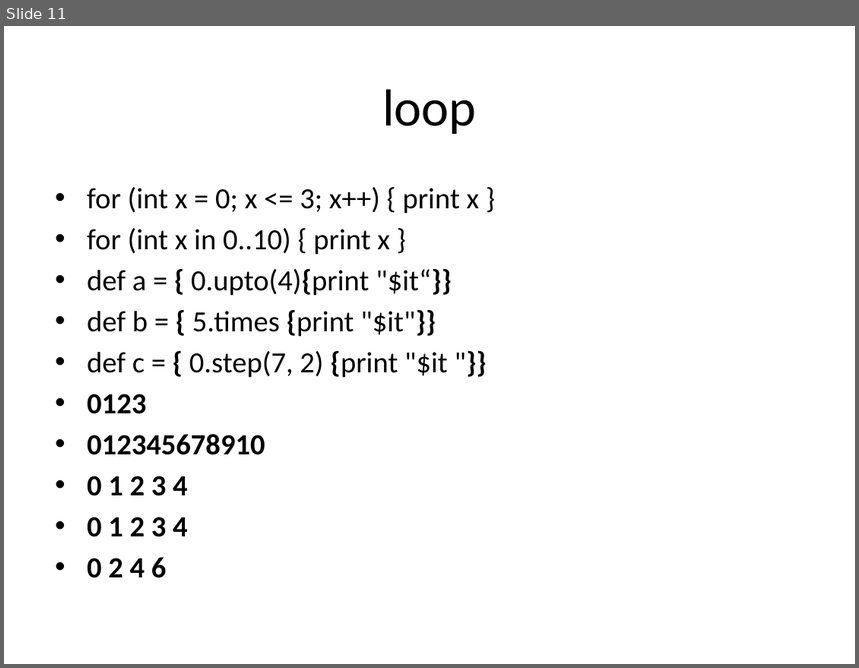
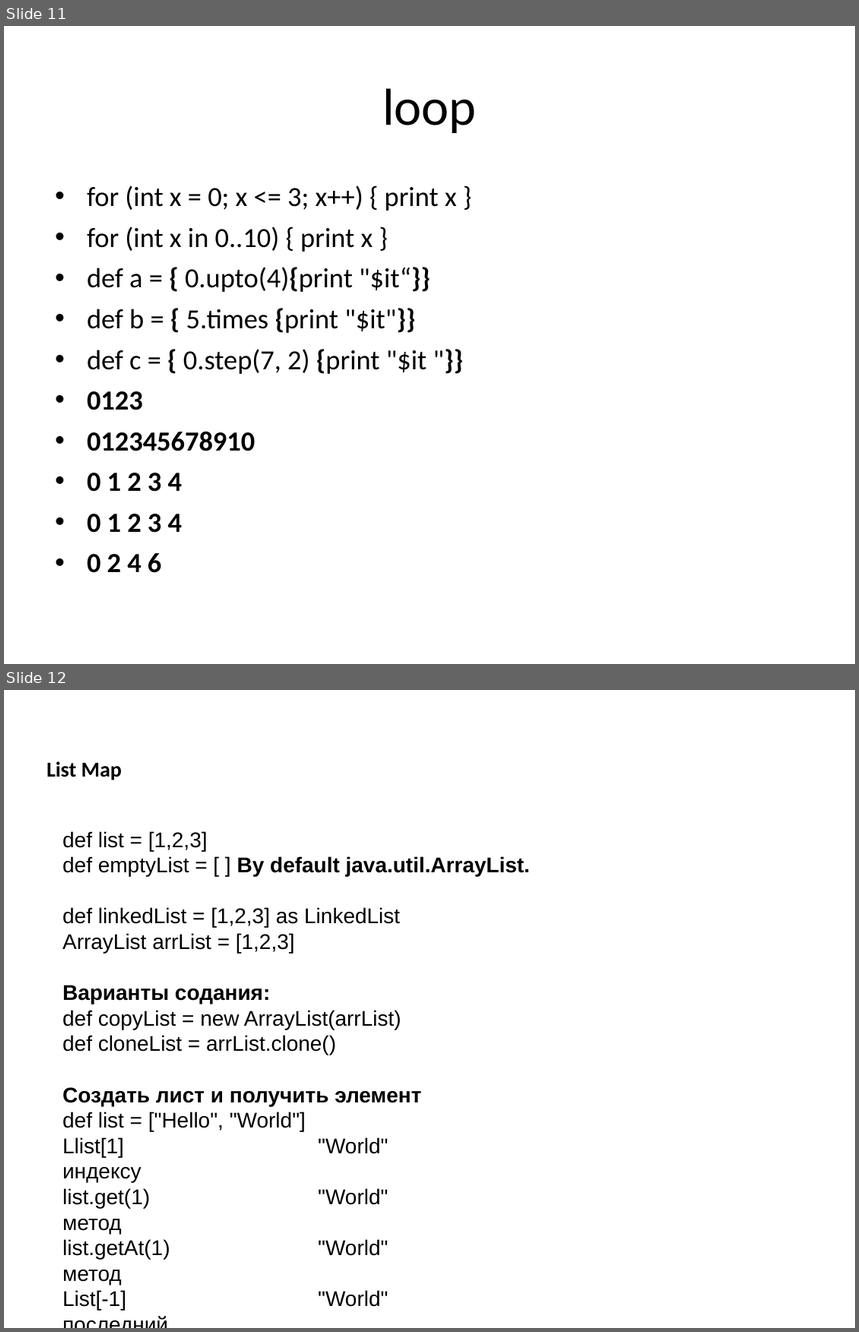
Before and after one commit to KZaharow/groovy, a slide deck: lets groovy.pptx. Shown one above the other, each under a label of ours: slide 11 before the commit, slides 11 and 12 after it. The pictures are 859x668 and 859x1332 pixels, drawn with LibreOffice and Linux fonts; fonts in the diff are those of the drawing; background and template pictures are left out. Boxes give left, top, right and bottom in pixels: in the first picture for what was removed or moved away, otherwise in the second. Text is boxed around its words. In the diff, an @@ line names an element or a change of style, - is before the commit and + after.

```diff
--- a/lets groovy.pptx
+++ b/lets groovy.pptx
@@ slide 12 added at (4,690,855,1328), background picture (left out) @@
@@ text added at (47,761,122,780), 18 pt, text #000000, bold @@
+List Map
@@ text added at (63,831,531,1311), 18 pt, text #000000 @@
+def list = [1,2,3]
+def emptyList = [ ] By default java.util.ArrayList.
+def linkedList = [1,2,3] as LinkedList
+ArrayList arrList = [1,2,3]
+Варианты содания:
+def copyList = new ArrayList(arrList)
+def cloneList = arrList.clone()
+Создать лист и получить элемент
+def list = ["Hello", "World"]
+Llist[1] "World" по индексу
+list.get(1) "World" метод
+list.getAt(1) "World" метод
+List[-1] "World" последний
+list.getAt(-2) "Hello" предпоследний
+"One","Two","Three"].join(",") == "One,Two,Three" добавить разделитель
@@ slide 11 changed as well @@
@@ text "for (int x = 0; ..." at (87,186,457,573): size 24.8 to 23.4 pt; indent changed; more space between paragraphs @@
```
Also in this commit, not shown: 10 other slides changed, 3 other slides added, 3 other files.
